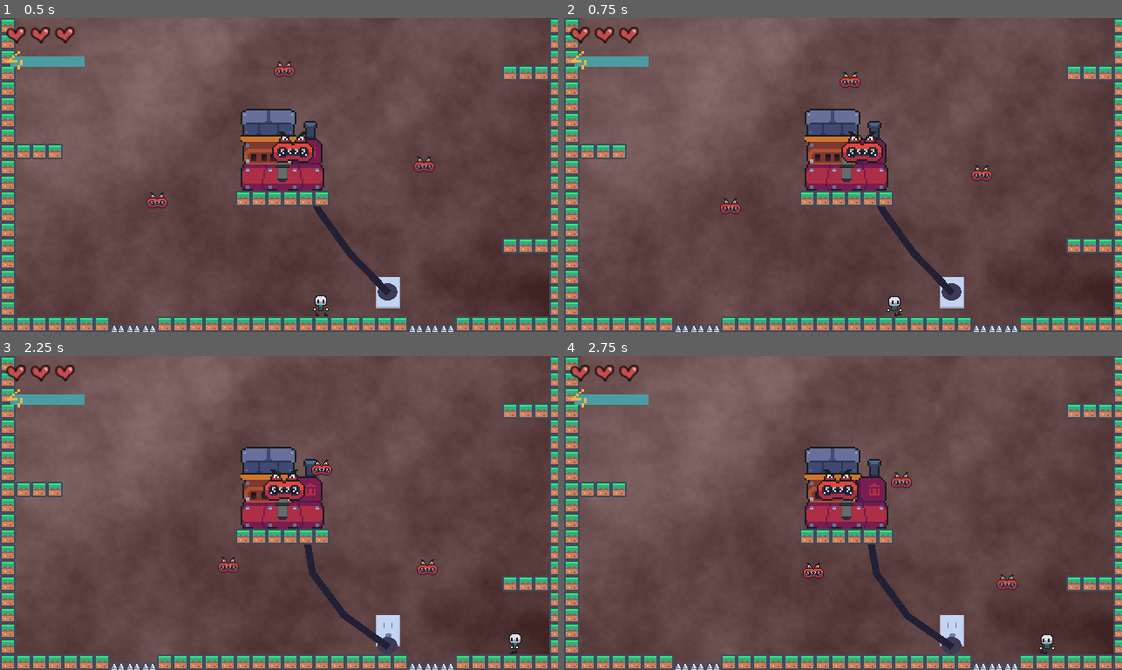
Above: before the commit, frames 1-4 (two rows, left to right).
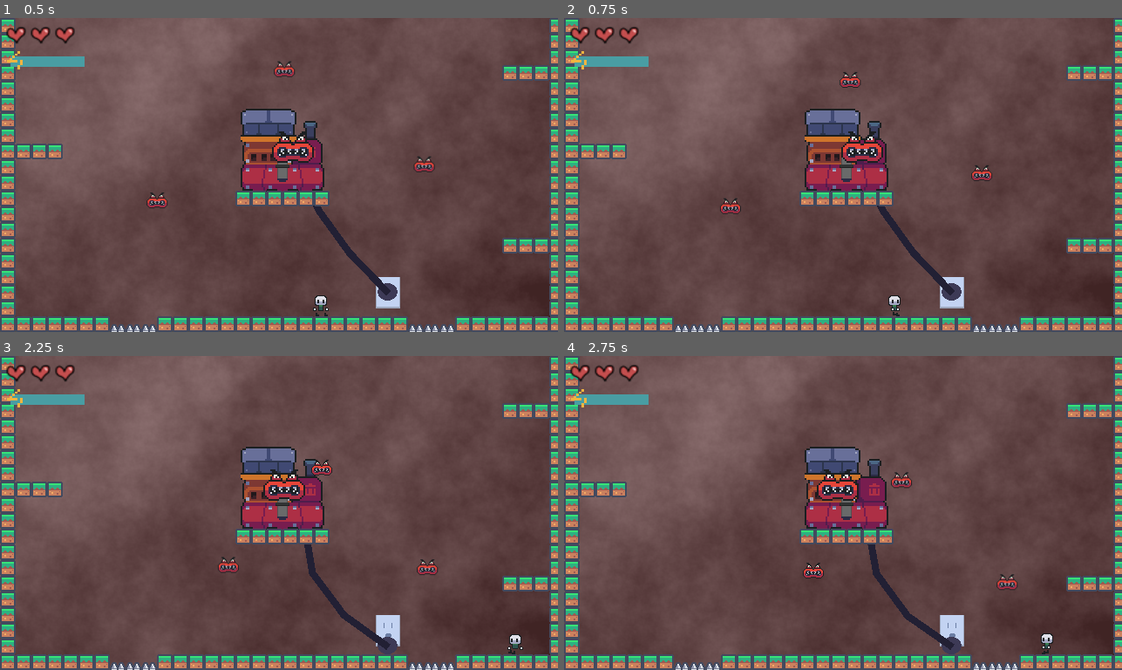
Above: after the commit, the same moments.

Repository: snootyjerk/Boss-Rush-Jam
Game: Godot game, scene res://main.tscn
Same seed, same stepped clock (60 frames per second), same inputs: the game is played once before the commit and once after it.
Inputs:
- Up to frame 1 (0.5 s): no input
- Up to frame 2 (0.75 s): hold Right (right) from 0.53 s (still down)
- Up to frame 3 (2.25 s): tap Space (jump) at 0.77, 1.52 s; release Right (right) at 2.03 s; hold Left (left) from 2.03 s (still down)
- Up to frame 4 (2.75 s): keep holding Left (left)

Frame 1 is identical in both runs. In frame 2, less than 0.1% of the frame differs, in the area x 57-61%, y 88-95%; in frame 3, less than 0.1%; in frame 4, less than 0.1%.

Commit message:
footstep sound effect

Diff:
--- a/Player/player.tscn
+++ b/Player/player.tscn
@@ -1,8 +1,9 @@
-[gd_scene load_steps=17 format=3 uid="uid://78ali1yoytib"]
+[gd_scene load_steps=18 format=3 uid="uid://78ali1yoytib"]
 
 [ext_resource type="Script" path="res://Player/player_controller.gd" id="1_36ivf"]
 [ext_resource type="SpriteFrames" uid="uid://0etm6emh483o" path="res://Sprite Sheets/spinny_frames.tres" id="2_5ntfa"]
 [ext_resource type="Script" path="res://Player/player_hurtbox.gd" id="3_dgb65"]
+[ext_resource type="AudioStream" uid="uid://bqpj10fr7dppa" path="res://Sound Effects/walk1alternative.wav" id="3_yxqkg"]
 [ext_resource type="Script" path="res://Player/player_hitbox.gd" id="4_digm6"]
 [ext_resource type="SpriteFrames" uid="uid://cbw6nrg0a6ctr" path="res://Sprite Sheets/spinny_fan_frames.tres" id="5_c7d3u"]
 
@@ -22,6 +23,24 @@
 "transitions": PackedFloat32Array(1),
 "update": 1,
 "values": [0]
+}
+
+[sub_resource type="Animation" id="Animation_iurv0"]
+resource_name = "air"
+length = 0.8
+loop_mode = 1
+step = 0.1
+tracks/0/type = "value"
+tracks/0/imported = false
+tracks/0/enabled = true
+tracks/0/path = NodePath(".:frame")
+tracks/0/interp = 1
+tracks/0/loop_wrap = true
+tracks/0/keys = {
+"times": PackedFloat32Array(0, 0.1, 0.2, 0.3, 0.4, 0.5, 0.6, 0.7),
+"transitions": PackedFloat32Array(1, 1, 1, 1, 1, 1, 1, 1),
+"update": 1,
+"values": [8, 9, 10, 11, 12, 13, 14, 15]
 }
 
 [sub_resource type="Animation" id="Animation_3qkjf"]
@@ -44,7 +63,7 @@
 
 [sub_resource type="Animation" id="Animation_garnx"]
 resource_name = "run"
-length = 0.3
+length = 0.6
 loop_mode = 1
 tracks/0/type = "value"
 tracks/0/imported = false
@@ -53,28 +72,27 @@
 tracks/0/interp = 1
 tracks/0/loop_wrap = true
 tracks/0/keys = {
-"times": PackedFloat32Array(0, 0.1, 0.2),
-"transitions": PackedFloat32Array(1, 1, 1),
-"update": 1,
-"values": [4, 6, 5]
-}
-
-[sub_resource type="Animation" id="Animation_iurv0"]
-resource_name = "air"
-length = 0.8
-loop_mode = 1
-step = 0.1
-tracks/0/type = "value"
-tracks/0/imported = false
-tracks/0/enabled = true
-tracks/0/path = NodePath(".:frame")
-tracks/0/interp = 1
-tracks/0/loop_wrap = true
-tracks/0/keys = {
-"times": PackedFloat32Array(0, 0.1, 0.2, 0.3, 0.4, 0.5, 0.6, 0.7),
-"transitions": PackedFloat32Array(1, 1, 1, 1, 1, 1, 1, 1),
-"update": 1,
-"values": [8, 9, 10, 11, 12, 13, 14, 15]
+"times": PackedFloat32Array(0, 0.1, 0.2, 0.3, 0.4, 0.5),
+"transitions": PackedFloat32Array(1, 1, 1, 1, 1, 1),
+"update": 1,
+"values": [4, 5, 6, 4, 5, 6]
+}
+tracks/1/type = "method"
+tracks/1/imported = false
+tracks/1/enabled = true
+tracks/1/path = NodePath("..")
+tracks/1/interp = 1
+tracks/1/loop_wrap = true
+tracks/1/keys = {
+"times": PackedFloat32Array(0.1, 0.4),
+"transitions": PackedFloat32Array(1, 1),
+"values": [{
+"args": [],
+"method": &"_on_foot_step"
+}, {
+"args": [],
+"method": &"_on_foot_step"
+}]
 }
 
 [sub_resource type="AnimationLibrary" id="AnimationLibrary_b0mlb"]
@@ -155,6 +173,10 @@
 "": SubResource("AnimationLibrary_b0mlb")
 }
 
+[node name="AudioStreamPlayer" type="AudioStreamPlayer" parent="AnimatedSprite2D"]
+stream = ExtResource("3_yxqkg")
+volume_db = -24.0
+
 [node name="JumpBufferCast" type="RayCast2D" parent="."]
 target_position = Vector2(0, 22)
 
@@ -190,7 +212,7 @@
 position = Vector2(0, -26)
 sprite_frames = ExtResource("5_c7d3u")
 autoplay = "default"
-frame_progress = 0.619743
+frame_progress = 0.727165
 
 [connection signal="body_entered" from="Hurtbox" to="Hurtbox" method="_on_body_entered"]
 [connection signal="body_exited" from="Hurtbox" to="Hurtbox" method="_on_body_exited"]
--- a/Player/player_controller.gd
+++ b/Player/player_controller.gd
@@ -20,6 +20,7 @@
 @onready var _animation_player: AnimationPlayer = $AnimatedSprite2D/AnimationPlayer
 @onready var _jump_buffer_cast: RayCast2D = $JumpBufferCast
 @onready var attack_hitbox: Area2D = $AttackHitbox
+@onready var audio_stream_player: AudioStreamPlayer = $AnimatedSprite2D/AudioStreamPlayer
 
 var _has_jumped = true
 var _is_jump_buffered = false
@@ -136,3 +137,8 @@
 			_animation_player.play("run")
 	else:
 		_animation_player.play("air")
+
+
+func _on_foot_step():
+	audio_stream_player.pitch_scale = randf_range(0.5, 1.0)
+	audio_stream_player.play()
Not shown, added: Sound Effects/walk1alternative.wav.import
Not shown, added: Sound Effects/walk2.wav.import
Not shown, added: Sound Effects/walk1alternative.wav
Not shown, added: Sound Effects/walk2.wav
